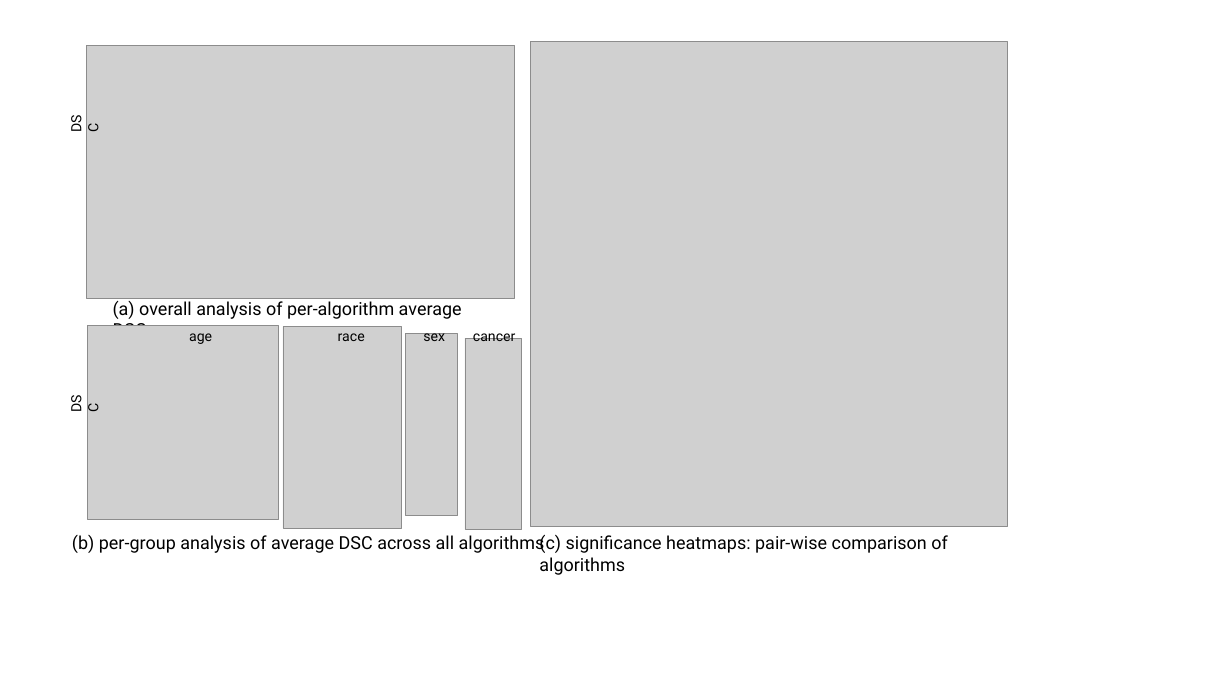
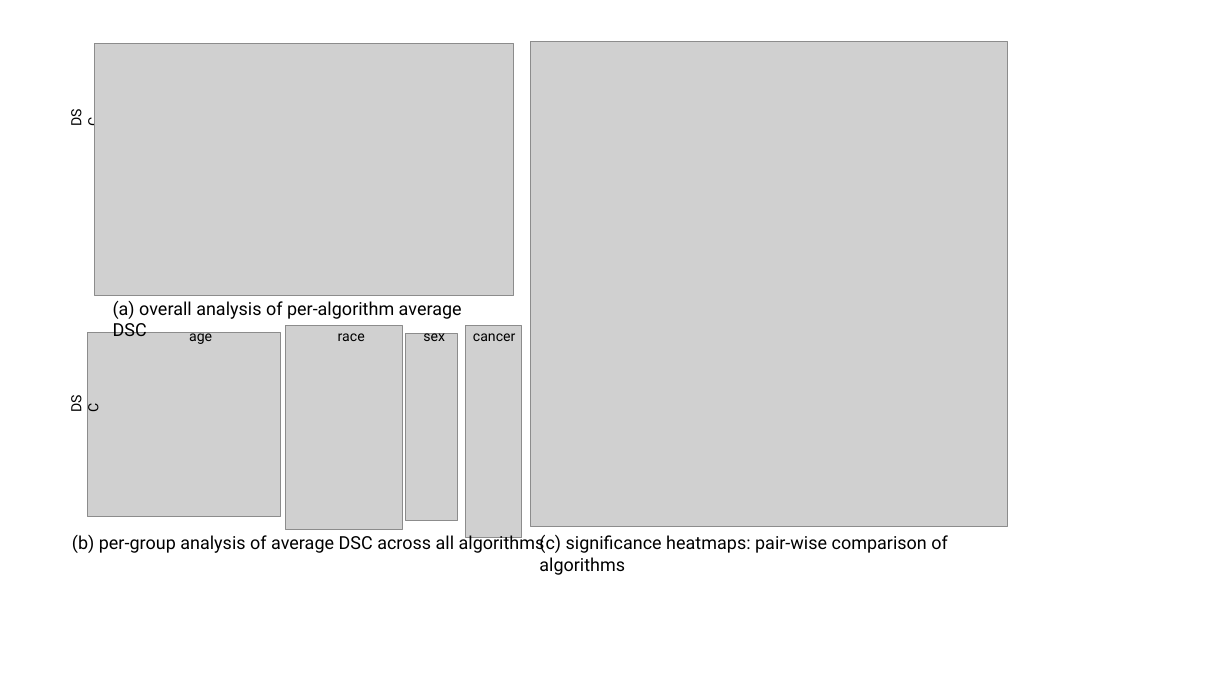
Before and after one commit to MrGiovanni/Touchstone, a slide deck: slide 1 of utils/JHHAnalysis.pptx. Drawn at 1232x693 pixels with LibreOffice and Linux fonts; fonts in the diff are those of the drawing; grey boxes stand for pictures. Boxes give left, top, right and bottom in pixels: in the first picture for what was removed or moved away, otherwise in the second. Text is boxed around its words. In the diff, an @@ line names an element or a change of style, - is before the commit and + after.

```diff
--- a/utils/JHHAnalysis.pptx
+++ b/utils/JHHAnalysis.pptx
@@ picture: place and size @@
-picture at box(87, 45, 516, 299)
+picture at box(94, 43, 514, 296)
@@ picture: place and size @@
-picture at box(465, 338, 522, 530)
+picture at box(466, 325, 522, 538)
@@ picture: place and size @@
-picture at box(88, 325, 278, 519)
+picture at box(87, 333, 280, 517)
@@ picture: place and size @@
-picture at box(406, 334, 457, 516)
+picture at box(406, 334, 457, 520)
```
Also in this commit, not shown: 1 other file.
